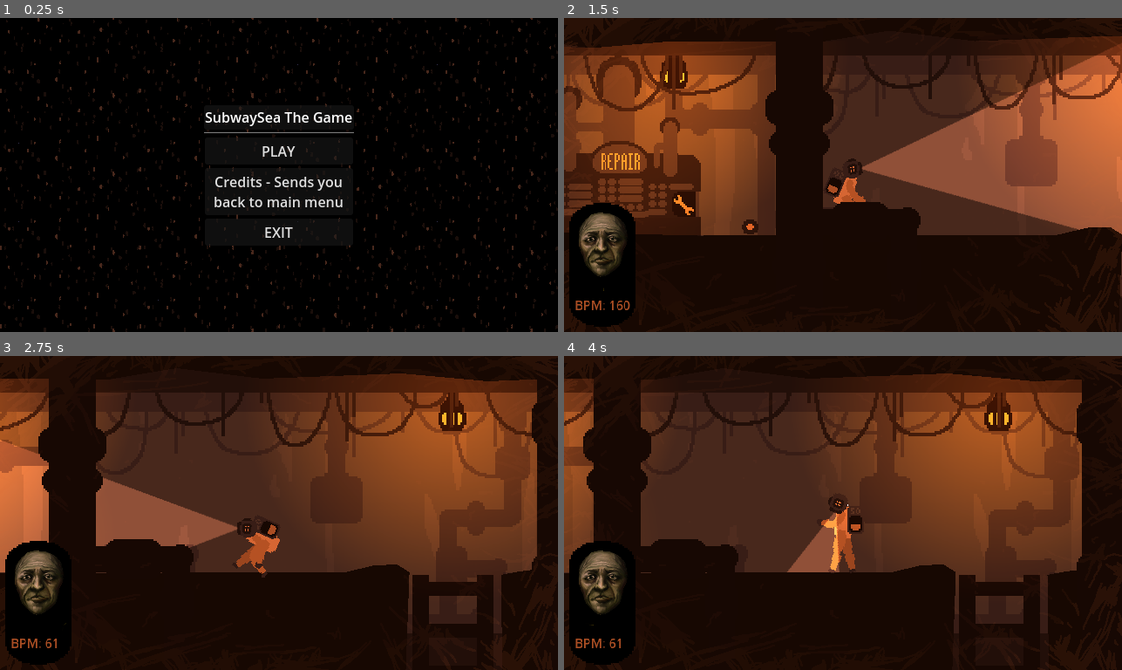
Above: before the commit, frames 1-4 (two rows, left to right).
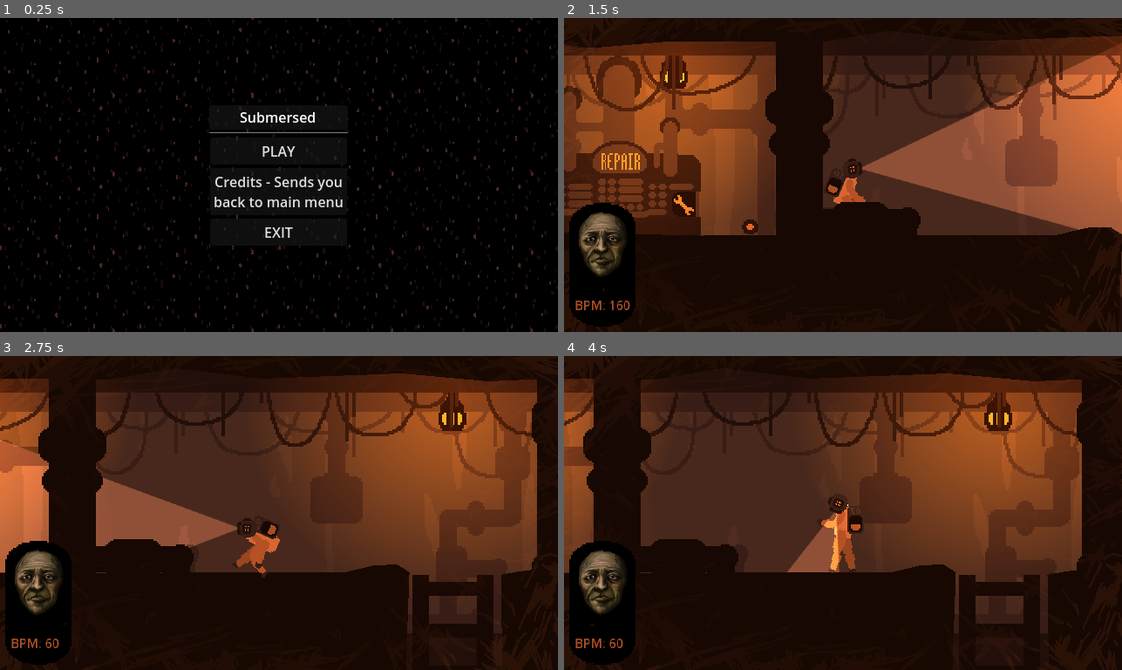
Above: after the commit, the same moments.

Repository: Parker-Vetter/SubwayUnderSea
Game: Godot game, scene res://Scenes/main_menu.tscn
Same seed, same stepped clock (60 frames per second), same inputs: the game is played once before the commit and once after it. The engine's default icon, where the game draws it, is replaced by a stand-in: a white triangle on a blue panel in a dark square. Sound files missing from this copy of the repository are replaced by a short silence.
Inputs (mouse positions are in pixels of both pictures, inside the frame that each line leads up to):
- Up to frame 1 (0.25 s): no input
- Up to frame 2 (1.5 s): click "PLAY" at 0.5 s; move the mouse to (965, 159) at 1.27 s; hold D (right) from 1.28 s (still down); tap 0 (blah, bound only after the commit) at 1.35 s
- Up to frame 3 (2.75 s): move the mouse to (167, 528) at 2.02 s; release D (right) at 2.03 s; hold S (down) from 2.03 s (still down); tap Space (interact) at 2.1 s; tap 0 (blah, bound only after the commit) at 2.3 s
- Up to frame 4 (4 s): move the mouse to (898, 443) at 2.77 s; release S (down) at 2.78 s; press the mouse at (898, 443) at 2.78 s; hold D (right) 2.78-3.53 s; tap 0 (blah, bound only after the commit) at 3.05, 3.6 s; move the mouse to (815, 575) at 3.52 s; release the mouse at (815, 575) at 3.53 s; hold W (up) from 3.53 s (still down)

The runs differ from the first frame. In frame 1, 0.5% of the frame differs, in the area x 36-64%, y 30-73%; in frame 2, nothing differs; in frame 3, less than 0.1%; in frame 4, less than 0.1%.

Commit message:
ffinal fixes

Diff:
--- a/subwaysea/Scenes/main_menu.tscn
+++ b/subwaysea/Scenes/main_menu.tscn
@@ -39,7 +39,8 @@
 [node name="TitleBar" type="Label" parent="CanvasLayer/Main Menu/HBoxContainer/VBoxContainer"]
 z_index = 1
 layout_mode = 2
-text = "SubwaySea The Game"
+text = "Submersed"
+horizontal_alignment = 1
 
 [node name="TitleBarPanel" type="Panel" parent="CanvasLayer/Main Menu/HBoxContainer/VBoxContainer/TitleBar"]
 z_as_relative = false
--- a/subwaysea/Scripts/Sanity System/sanity_system.gd
+++ b/subwaysea/Scripts/Sanity System/sanity_system.gd
@@ -63,8 +63,7 @@
 	sanity -= 5 * delta
 
 func passive_sanity_loss(delta):
-	pass
-	sanity -= 0.8 * delta
+	sanity -= 0.6 * delta
 
 func calculate_multiplier():
 		var multiplier = 1 - sanity/70
--- a/subwaysea/Scripts/Supply Grabber/supply_grabber.gd
+++ b/subwaysea/Scripts/Supply Grabber/supply_grabber.gd
@@ -32,6 +32,9 @@
 
 var collecting_flash = 0
 func _process(delta: float) -> void:
+	if Input.is_action_just_pressed("blah"):
+		currently_collecting = false
+
 	if currently_collecting:
 		$CurrentlyCollectingText.show()
 		$CoverScreen.show()
--- a/subwaysea/Scripts/attackHandler.gd
+++ b/subwaysea/Scripts/attackHandler.gd
@@ -25,7 +25,7 @@
 
 func _ready() -> void:
 	var depth_multiplier = remap(run_time, 0, 400, 1, 0)
-	var wait_time = int(randfn(30 * depth_multiplier, 10))
+	var wait_time = int(randfn(20 + 30 * depth_multiplier, 10))
 	randomAttackTimer.wait_time = wait_time
 	randomAttackTimer.autostart = true
 	MainInitialized.emit()
@@ -48,7 +48,7 @@
 func _on_attack_timer_timeout() -> void:
 	callForAttack()
 	var depth_multiplier = remap(run_time, 0, 500, 1, 0)
-	var wait_time = int(randfn(45 + 20 * depth_multiplier, 10))
+	var wait_time = int(randfn(20 + 20 * depth_multiplier, 10))
 	randomAttackTimer.wait_time = wait_time
 
 func depth_change_call(new_depth):
--- a/subwaysea/Scripts/player.gd
+++ b/subwaysea/Scripts/player.gd
@@ -296,7 +296,8 @@
 
 func manage_component(delta):
 	for i in holding_c:
-		i.global_position = r_lerp_position_hand.get_child(holding_c.find(i)).global_position
+		if i != null:
+			i.global_position = r_lerp_position_hand.get_child(holding_c.find(i)).global_position
 
 func match_face(delta):
 	$UpperBody/Line2D/Head.look_at(get_global_mouse_position())
--- a/subwaysea/project.godot
+++ b/subwaysea/project.godot
@@ -85,6 +85,11 @@
 "events": [Object(InputEventKey,"resource_local_to_scene":false,"resource_name":"","device":-1,"window_id":0,"alt_press …(191 unchanged characters)…
 ]
 }
+blah={
+"deadzone": 0.5,
+"events": [Object(InputEventKey,"resource_local_to_scene":false,"resource_name":"","device":-1,"window_id":0,"alt_pressed":false,"shift_pressed":false,"ctrl_pressed":false,"meta_pressed":false,"pressed":false,"keycode":0,"physical_keycode":48,"key_label":0,"unicode":48,"location":0,"echo":false,"script":null)
+]
+}
 
 [layer_names]
 
